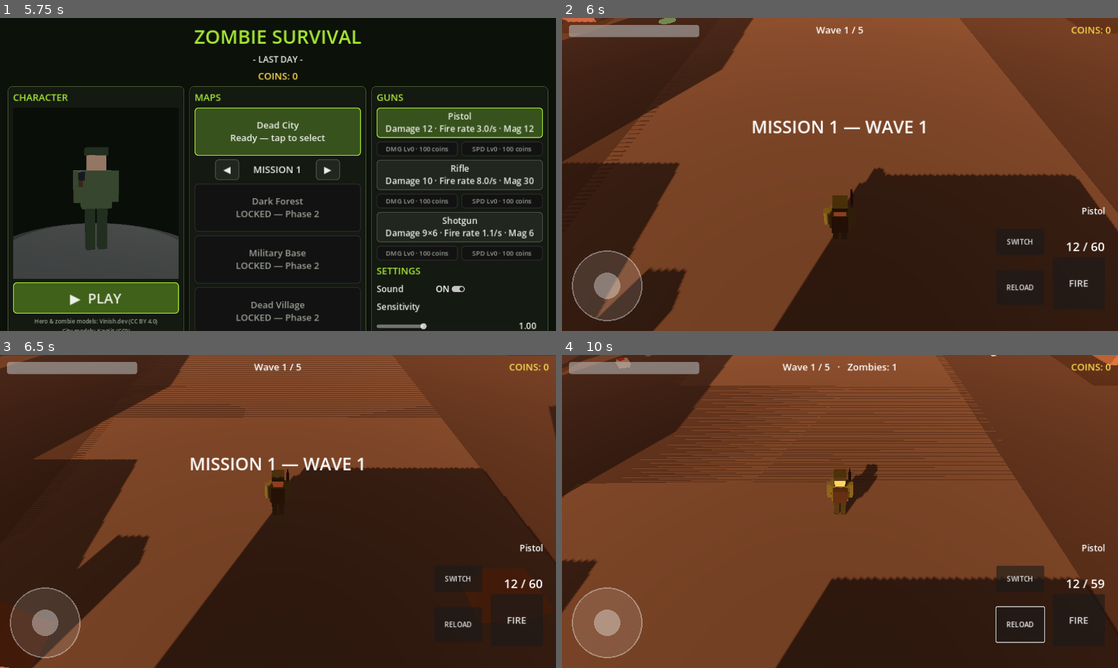
Above: before the commit, frames 1-4 (two rows, left to right).
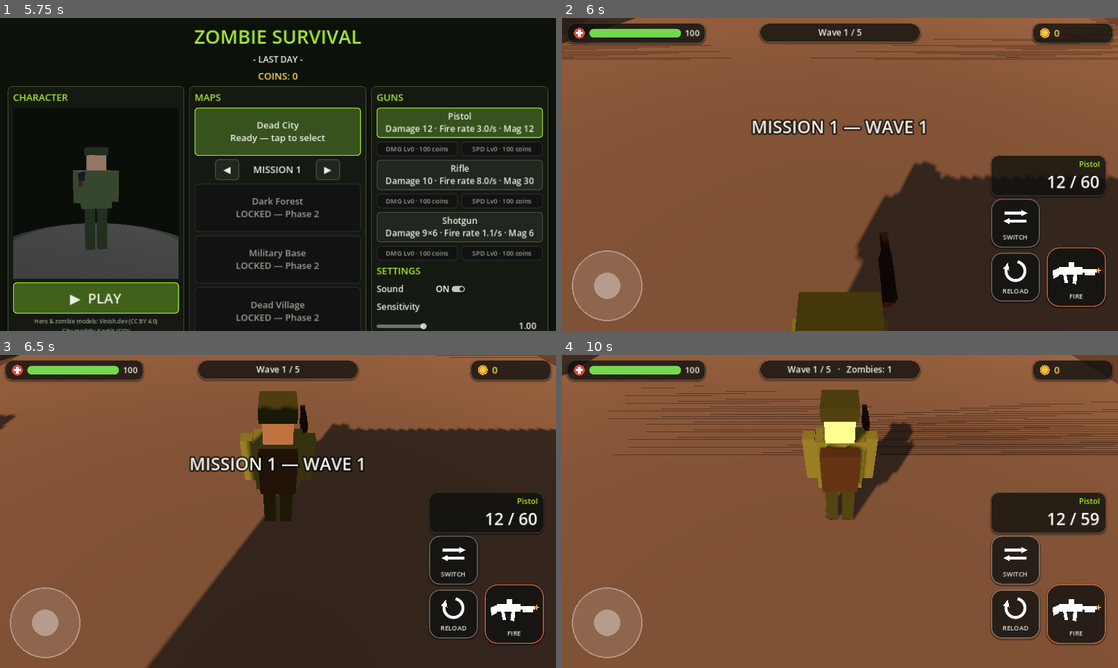
Above: after the commit, the same moments.

Repository: yousafj-dev/zombie-survival-game
Game: Godot game, scene res://scenes/title_screen.tscn
Two runs of this game, one before a commit and one after it. Both use one fixed random seed, a clock stepped at 60 frames per second and the inputs below.
Inputs (mouse positions are in pixels of both pictures, inside the frame that each line leads up to):
- Up to frame 1 (5.75 s): move the mouse to (400, 158) at 0.52 s; hold D 0.53-1.25 s; hold R 0.53-1.25 s; click (400, 158) at 0.67 s; tap Space at 0.77, 2.75, 3.77, 4.25 s; drag from (166, 190) to (250, 237) at 1.27 s; tap Enter at 2, 3.5, 5 s; move the mouse to (333, 105) at 2.02 s; hold D 2.03-2.75 s; hold R 2.03-2.75 s; click (333, 105) at 2.17 s; drag from (250, 237) to (111, 127) at 2.77 s; move the mouse to (444, 221) at 3.52 s; hold A 3.53-4.25 s; hold R 3.53-4.25 s; click (444, 221) at 3.67 s; drag from (111, 127) to (194, 96) at 4.27 s; move the mouse to (305, 174) at 5.02 s; hold S from 5.03 s (still down); hold R from 5.03 s (still down); click (305, 174) at 5.17 s
- Up to frame 2 (6 s): release S at 5.75 s; release R at 5.75 s; click "▶ PLAY" at 5.75 s
- Up to frame 3 (6.5 s): no input
- Up to frame 4 (10 s): click "FIRE" at 6.5 s; click "RELOAD" at 7.25 s; drag from (606, 624) to (728, 527) at 8.02 s; move the mouse to (962, 495) at 8.77 s; hold W 8.78-9.5 s; hold R 8.78-9.5 s; click (962, 495) at 8.92 s; drag from (728, 527) to (812, 574) at 9.52 s

Frame 1 is identical in both runs. In frame 2, 41% of the frame differs, in the area x 0-100%, y 0-100%; in frame 3, 46%; in frame 4, 49%.

Commit message:
Look-fix round 2: close camera, clearer dusk, modern icon HUD

Diff:
--- a/scenes/game.tscn
+++ b/scenes/game.tscn
@@ -75,16 +75,16 @@
 
 [sub_resource type="Environment" id="env"]
 background_mode = 1
-background_color = Color(0.42, 0.27, 0.19, 1)
+background_color = Color(0.47, 0.33, 0.25, 1)
 ambient_light_source = 2
-ambient_light_color = Color(0.62, 0.45, 0.34, 1)
-ambient_light_energy = 0.72
+ambient_light_color = Color(0.67, 0.56, 0.48, 1)
+ambient_light_energy = 1.05
 tonemap_mode = 3
 fog_enabled = true
-fog_light_color = Color(0.45, 0.3, 0.22, 1)
+fog_light_color = Color(0.55, 0.41, 0.31, 1)
 fog_light_energy = 1.0
 fog_sun_scatter = 0.3
-fog_density = 0.018
+fog_density = 0.006
 
 [sub_resource type="NavigationMesh" id="navmesh"]
 vertices = PackedVector3Array(-38, 0.1, -38, -38, 0.1, 38, 38, 0.1, 38, 38, 0.1, -38)
--- a/scenes/player.tscn
+++ b/scenes/player.tscn
@@ -203,6 +203,6 @@
 top_level = true
 
 [node name="Camera3D" type="Camera3D" parent="CameraPivot"]
-transform = Transform3D(1, 0, 0, 0, 0.629, 0.777, 0, -0.777, 0.629, 0, 6.5, 5.2)
+transform = Transform3D(1, 0, 0, 0, 0.629, 0.777, 0, -0.777, 0.629, 0, 2.9, 2.25)
 current = true
 fov = 65.0
--- a/scripts/hud.gd
+++ b/scripts/hud.gd
@@ -1,10 +1,14 @@
 extends CanvasLayer
 
-## In-game HUD (Phase 1): health bar, ammo, current weapon, wave label,
+## In-game HUD: health bar, ammo, current weapon, wave label,
 ## centre message, virtual joystick + FIRE / RELOAD / SWITCH buttons.
 ## Binds to the player in group "player" and forwards touch input to it.
 ## The game manager updates wave info via set_wave_text() / show_message()
 ## (called with call_group("hud", ...)).
+##
+## Modern styling (look-fix round 2) is applied in code: pill panels for
+## health / wave / coins / ammo and icon buttons whose icons are drawn
+## at runtime by the IconPainter below — vector-drawn, no image files.
 
 @onready var _health_bar: ProgressBar = $HealthBar
 @onready var _ammo_label: Label = $AmmoLabel
@@ -30,10 +34,125 @@
 var _hit_left: float = 0.0
 var _damage_flash: ColorRect
 var _flash_tween: Tween
+var _hp_label: Label
+var _health_fill: StyleBoxFlat
+
+# --- runtime-drawn icons ---------------------------------------------------
+## A Control that paints one clean vector icon in its rect. Kinds:
+## "rifle" (FIRE), "reload" (circular arrow), "switch" (swap arrows),
+## "coin", "cross" (health). White line-work on transparent background,
+## so it sits crisply on the buttons' dark glass style at any size.
+
+class IconPainter extends Control:
+	var kind := ""
+	var tint := Color.WHITE
+
+	func _init(p_kind := "", p_tint := Color.WHITE) -> void:
+		kind = p_kind
+		tint = p_tint
+		mouse_filter = Control.MOUSE_FILTER_IGNORE
+
+	func _draw() -> void:
+		match kind:
+			"rifle":
+				_draw_rifle()
+			"reload":
+				_draw_reload()
+			"switch":
+				_draw_switch()
+			"coin":
+				_draw_coin()
+			"cross":
+				_draw_cross()
+
+	# Virtual 100x64 canvas mapped onto the control rect.
+	func _pt(x: float, y: float) -> Vector2:
+		return Vector2(size.x * x / 100.0, size.y * y / 64.0)
+
+	func _poly(pts: Array, col: Color) -> void:
+		var v := PackedVector2Array()
+		for p in pts:
+			v.append(_pt(p[0], p[1]))
+		draw_colored_polygon(v, col)
+
+	func _draw_rifle() -> void:
+		# Rifle silhouette facing right (stock, receiver, barrel, mag, grip).
+		_poly([[34, 17], [46, 17], [46, 25], [34, 25]], tint) # sight
+		_poly([[15, 25], [63, 25], [63, 38], [15, 38]], tint) # receiver
+		_poly([[1, 31], [15, 27], [15, 40], [3, 45]], tint) # stock
+		_poly([[63, 28.5], [93, 28.5], [93, 34], [63, 34]], tint) # barrel
+		_poly([[67, 34], [88, 34], [88, 39], [67, 39]], tint) # handguard
+		_poly([[44, 38], [52, 38], [50, 54], [42, 52]], tint) # magazine
+		_poly([[23, 38], [30, 38], [33, 51], [26, 52]], tint) # grip
+		# Muzzle flash: small 4-point star at the barrel tip.
+		var c := _pt(96, 31)
+		var star := PackedVector2Array()
+		for i in 8:
+			var ang := float(i) * PI / 4.0
+			var r := (7.0 if i % 2 == 0 else 2.6) * size.x / 100.0
+			star.append(c + Vector2(cos(ang), sin(ang)) * r)
+		draw_colored_polygon(star, Color(1.0, 0.62, 0.25))
+
+	func _draw_reload() -> void:
+		var s := minf(size.x, size.y)
+		var c := size * 0.5
+		var r := 0.33 * s
+		var a0 := -0.42 * PI
+		var a1 := a0 + 1.5 * PI
+		draw_arc(c, r, a0, a1, 48, tint, 0.085 * s, true)
+		# Arrowhead at the arc's end, pointing along the motion.
+		var p := c + Vector2(cos(a1), sin(a1)) * r
+		var vel := Vector2(-sin(a1), cos(a1))
+		var radial := Vector2(cos(a1), sin(a1))
+		var tip := p + vel * 0.21 * s
+		var b1 := p + radial * 0.115 * s - vel * 0.03 * s
+		var b2 := p - radial * 0.115 * s - vel * 0.03 * s
+		draw_colored_polygon(PackedVector2Array([tip, b1, b2]), tint)
+
+	func _draw_switch() -> void:
+		var w := 0.085 * minf(size.x, size.y)
+		var y1 := size.y * 0.36
+		var y2 := size.y * 0.64
+		# Top arrow points right, bottom arrow points left.
+		draw_line(Vector2(size.x * 0.22, y1), Vector2(size.x * 0.68, y1), tint, w, true)
+		draw_colored_polygon(PackedVector2Array([
+			Vector2(size.x * 0.66, y1 - size.y * 0.11),
+			Vector2(size.x * 0.66, y1 + size.y * 0.11),
+			Vector2(size.x * 0.82, y1)]), tint)
+		draw_line(Vector2(size.x * 0.78, y2), Vector2(size.x * 0.32, y2), tint, w, true)
+		draw_colored_polygon(PackedVector2Array([
+			Vector2(size.x * 0.34, y2 - size.y * 0.11),
+			Vector2(size.x * 0.34, y2 + size.y * 0.11),
+			Vector2(size.x * 0.18, y2)]), tint)
+
+	func _draw_coin() -> void:
+		var s := minf(size.x, size.y)
+		var c := size * 0.5
+		var r := 0.42 * s
+		draw_circle(c, r, Color(0.98, 0.78, 0.28))
+		draw_arc(c, r * 0.76, 0.0, TAU, 40, Color(0.78, 0.56, 0.15), r * 0.15, true)
+		draw_circle(c, r * 0.36, Color(0.93, 0.70, 0.22))
+		var star := PackedVector2Array()
+		for i in 8:
+			var ang := float(i) * PI / 4.0 - PI / 2.0
+			var rr := (r * 0.30 if i % 2 == 0 else r * 0.13)
+			star.append(c + Vector2(cos(ang), sin(ang)) * rr)
+		draw_colored_polygon(star, Color(1.0, 0.9, 0.5))
+
+	func _draw_cross() -> void:
+		var s := minf(size.x, size.y)
+		var c := size * 0.5
+		draw_circle(c, 0.44 * s, Color(0.88, 0.28, 0.24))
+		var col := Color(0.97, 0.97, 0.97)
+		draw_rect(Rect2(c - Vector2(0.09, 0.27) * s, Vector2(0.18, 0.54) * s), col)
+		draw_rect(Rect2(c - Vector2(0.27, 0.09) * s, Vector2(0.54, 0.18) * s), col)
+
+# --- lifecycle ---------------------------------------------------------------
 
 func _ready() -> void:
 	add_to_group("hud")
 	_message_label.visible = false
+	_style_scene_controls()
 	_build_result_panel()
 	_build_feedback_ui()
 	call_deferred("_bind_player")
@@ -64,6 +183,161 @@
 		_hit_left -= _delta
 		if _hit_left <= 0.0 and _hit_marker != null:
 			_hit_marker.visible = false
+
+# --- modern styling ----------------------------------------------------------
+## Wraps the scene's plain controls in dark-glass pill panels and turns
+## the three text buttons into rounded icon buttons. Runs before the
+## result panel / feedback UI are built, so those still draw on top.
+
+func _glass_style(bg: Color, border: Color, radius: int, border_w: int = 1) -> StyleBoxFlat:
+	var sb := StyleBoxFlat.new()
+	sb.bg_color = bg
+	sb.border_color = border
+	sb.set_border_width_all(border_w)
+	sb.set_corner_radius_all(radius)
+	sb.content_margin_left = 14
+	sb.content_margin_right = 14
+	sb.content_margin_top = 7
+	sb.content_margin_bottom = 7
+	sb.shadow_color = Color(0, 0, 0, 0.35)
+	sb.shadow_size = 4
+	sb.shadow_offset = Vector2(0, 2)
+	return sb
+
+func _style_scene_controls() -> void:
+	var glass := Color(0.06, 0.07, 0.06, 0.66)
+	var edge := Color(1, 1, 1, 0.16)
+	var ink := Color(0.93, 0.95, 0.92)
+
+	# Health: cross icon + rounded bar + numeric HP inside a pill.
+	var hp_panel := PanelContainer.new()
+	hp_panel.name = "HealthPanel"
+	hp_panel.set_anchors_preset(Control.PRESET_TOP_LEFT)
+	hp_panel.offset_left = 12.0
+	hp_panel.offset_top = 12.0
+	hp_panel.offset_right = 330.0
+	hp_panel.offset_bottom = 58.0
+	hp_panel.add_theme_stylebox_override("panel", _glass_style(glass, edge, 16))
+	add_child(hp_panel)
+	var hp_row := HBoxContainer.new()
+	hp_row.add_theme_constant_override("separation", 9)
+	hp_panel.add_child(hp_row)
+	var cross := IconPainter.new("cross")
+	cross.custom_minimum_size = Vector2(28, 28)
+	cross.size_flags_vertical = Control.SIZE_SHRINK_CENTER
+	hp_row.add_child(cross)
+	remove_child(_health_bar)
+	_health_bar.custom_minimum_size = Vector2(196, 20)
+	_health_bar.size_flags_horizontal = Control.SIZE_EXPAND_FILL
+	_health_bar.size_flags_vertical = Control.SIZE_SHRINK_CENTER
+	var hp_bg := StyleBoxFlat.new()
+	hp_bg.bg_color = Color(0.04, 0.05, 0.04, 0.9)
+	hp_bg.border_color = Color(1, 1, 1, 0.14)
+	hp_bg.set_border_width_all(1)
+	hp_bg.set_corner_radius_all(10)
+	_health_bar.add_theme_stylebox_override("background", hp_bg)
+	_health_fill = StyleBoxFlat.new()
+	_health_fill.bg_color = Color(0.45, 0.85, 0.3)
+	_health_fill.set_corner_radius_all(10)
+	_health_bar.add_theme_stylebox_override("fill", _health_fill)
+	hp_row.add_child(_health_bar)
+	_hp_label = Label.new()
+	_hp_label.name = "HealthValue"
+	_hp_label.text = "100"
+	_hp_label.add_theme_font_size_override("font_size", 19)
+	_hp_label.add_theme_color_override("font_color", ink)
+	_hp_label.size_flags_vertical = Control.SIZE_SHRINK_CENTER
+	hp_row.add_child(_hp_label)
+
+	# Wave banner: the scene label inside a centred pill.
+	var wave_panel := PanelContainer.new()
+	wave_panel.name = "WavePanel"
+	wave_panel.set_anchors_preset(Control.PRESET_CENTER_TOP)
+	wave_panel.offset_left = -185.0
+	wave_panel.offset_top = 12.0
+	wave_panel.offset_right = 185.0
+	wave_panel.offset_bottom = 56.0
+	wave_panel.add_theme_stylebox_override("panel", _glass_style(glass, edge, 22))
+	add_child(wave_panel)
+	remove_child(_wave_label)
+	_wave_label.size_flags_horizontal = Control.SIZE_EXPAND_FILL
+	_wave_label.size_flags_vertical = Control.SIZE_EXPAND_FILL
+	_wave_label.vertical_alignment = VERTICAL_ALIGNMENT_CENTER
+	_wave_label.add_theme_font_size_override("font_size", 20)
+	_wave_label.add_theme_color_override("font_color", ink)
+	wave_panel.add_child(_wave_label)
+
+	# Ammo cluster: weapon name + big ammo count in a panel above the
+	# action buttons (bottom-right).
+	var ammo_panel := PanelContainer.new()
+	ammo_panel.name = "AmmoPanel"
+	ammo_panel.set_anchors_preset(Control.PRESET_BOTTOM_RIGHT)
+	ammo_panel.offset_left = -292.0
+	ammo_panel.offset_top = -404.0
+	ammo_panel.offset_right = -28.0
+	ammo_panel.offset_bottom = -316.0
+	ammo_panel.add_theme_stylebox_override("panel", _glass_style(glass, edge, 16))
+	add_child(ammo_panel)
+	var ammo_box := VBoxContainer.new()
+	ammo_box.add_theme_constant_override("separation", 0)
+	ammo_panel.add_child(ammo_box)
+	remove_child(_weapon_label)
+	_weapon_label.size_flags_horizontal = Control.SIZE_EXPAND_FILL
+	_weapon_label.horizontal_alignment = HORIZONTAL_ALIGNMENT_RIGHT
+	_weapon_label.add_theme_font_size_override("font_size", 18)
+	_weapon_label.add_theme_color_override("font_color", Color(0.65, 0.91, 0.2))
+	ammo_box.add_child(_weapon_label)
+	remove_child(_ammo_label)
+	_ammo_label.size_flags_horizontal = Control.SIZE_EXPAND_FILL
+	_ammo_label.horizontal_alignment = HORIZONTAL_ALIGNMENT_RIGHT
+	_ammo_label.add_theme_font_size_override("font_size", 38)
+	_ammo_label.add_theme_color_override("font_color", Color(0.97, 0.98, 0.96))
+	ammo_box.add_child(_ammo_label)
+
+	# Centre message: outline so it reads over bright ground.
+	_message_label.add_theme_constant_override("outline_size", 14)
+	_message_label.add_theme_color_override("font_outline_color", Color(0, 0, 0, 0.7))
+	_message_label.add_theme_color_override("font_color", ink)
+
+	# Action buttons: rounded dark glass, icon + small caption.
+	_style_action_button(_fire_button, "rifle", "FIRE", Color(1.0, 0.45, 0.25, 0.85), Rect2(-164, -192, 136, 136), 28)
+	_style_action_button(_reload_button, "reload", "RELOAD", Color(1, 1, 1, 0.35), Rect2(-292, -180, 112, 112), 24)
+	_style_action_button(_switch_button, "switch", "SWITCH", Color(1, 1, 1, 0.35), Rect2(-292, -304, 112, 112), 24)
+
+func _style_action_button(btn: Button, kind: String, caption: String, accent: Color, rect: Rect2, radius: int) -> void:
+	btn.text = ""
+	btn.focus_mode = Control.FOCUS_NONE
+	btn.offset_left = rect.position.x
+	btn.offset_top = rect.position.y
+	btn.offset_right = rect.position.x + rect.size.x
+	btn.offset_bottom = rect.position.y + rect.size.y
+	var normal := _glass_style(Color(0.07, 0.08, 0.07, 0.68), accent, radius, 2)
+	var hover := _glass_style(Color(0.12, 0.13, 0.11, 0.78), accent, radius, 2)
+	var pressed := _glass_style(Color(0.16, 0.17, 0.14, 0.88), accent.lightened(0.25), radius, 2)
+	btn.add_theme_stylebox_override("normal", normal)
+	btn.add_theme_stylebox_override("hover", hover)
+	btn.add_theme_stylebox_override("pressed", pressed)
+	btn.add_theme_stylebox_override("focus", StyleBoxEmpty.new())
+	var icon := IconPainter.new(kind)
+	icon.set_anchors_preset(Control.PRESET_FULL_RECT)
+	icon.offset_left = 12.0
+	icon.offset_top = 9.0
+	icon.offset_right = -12.0
+	icon.offset_bottom = -37.0
+	btn.add_child(icon)
+	var cap := Label.new()
+	cap.text = caption
+	cap.set_anchors_preset(Control.PRESET_BOTTOM_WIDE)
+	cap.offset_top = -35.0
+	cap.offset_bottom = -9.0
+	cap.horizontal_alignment = HORIZONTAL_ALIGNMENT_CENTER
+	cap.add_theme_font_size_override("font_size", 15)
+	cap.add_theme_color_override("font_color", Color(0.93, 0.95, 0.92))
+	cap.add_theme_color_override("font_shadow_color", Color(0, 0, 0, 0.8))
+	cap.add_theme_constant_override("shadow_offset_x", 1)
+	cap.add_theme_constant_override("shadow_offset_y", 1)
+	cap.mouse_filter = Control.MOUSE_FILTER_IGNORE
+	btn.add_child(cap)
 
 # --- mission result panel ------------------------------------------------
 ## Built in code. The tree is PAUSED while this is up, so the panel and its
@@ -171,29 +445,43 @@
 ## Built in code like the result panel, so hud.tscn stays untouched.
 
 func _build_feedback_ui() -> void:
+	# Coins: gold coin icon + count inside a top-right pill.
+	var coin_pill := PanelContainer.new()
+	coin_pill.name = "CoinsPanel"
+	coin_pill.set_anchors_preset(Control.PRESET_TOP_RIGHT)
+	coin_pill.offset_left = -196.0
+	coin_pill.offset_top = 12.0
+	coin_pill.offset_right = -12.0
+	coin_pill.offset_bottom = 58.0
+	coin_pill.add_theme_stylebox_override("panel", _glass_style(Color(0.06, 0.07, 0.06, 0.66), Color(1, 1, 1, 0.16), 16))
+	add_child(coin_pill)
+	var coin_row := HBoxContainer.new()
+	coin_row.add_theme_constant_override("separation", 8)
+	coin_pill.add_child(coin_row)
+	var coin_icon := IconPainter.new("coin")
+	coin_icon.custom_minimum_size = Vector2(27, 27)
+	coin_icon.size_flags_vertical = Control.SIZE_SHRINK_CENTER
+	coin_row.add_child(coin_icon)
 	_coins_label = Label.new()
 	_coins_label.name = "CoinsLabel"
-	_coins_label.set_anchors_preset(Control.PRESET_TOP_RIGHT)
-	_coins_label.offset_left = -260.0
-	_coins_label.offset_top = 12.0
-	_coins_label.offset_right = -16.0
-	_coins_label.offset_bottom = 44.0
-	_coins_label.horizontal_alignment = HORIZONTAL_ALIGNMENT_RIGHT
 	_coins_label.add_theme_font_size_override("font_size", 22)
 	_coins_label.add_theme_color_override("font_color", Color(1.0, 0.85, 0.3))
-	_coins_label.text = "COINS: 0"
-	add_child(_coins_label)
+	_coins_label.vertical_alignment = VERTICAL_ALIGNMENT_CENTER
+	_coins_label.text = "0"
+	coin_row.add_child(_coins_label)
 
 	_boss_label = Label.new()
 	_boss_label.name = "BossLabel"
 	_boss_label.set_anchors_preset(Control.PRESET_CENTER_TOP)
 	_boss_label.offset_left = -250.0
-	_boss_label.offset_top = 50.0
+	_boss_label.offset_top = 64.0
 	_boss_label.offset_right = 250.0
-	_boss_label.offset_bottom = 78.0
+	_boss_label.offset_bottom = 92.0
 	_boss_label.horizontal_alignment = HORIZONTAL_ALIGNMENT_CENTER
 	_boss_label.add_theme_font_size_override("font_size", 20)
 	_boss_label.add_theme_color_override("font_color", Color(0.95, 0.35, 0.3))
+	_boss_label.add_theme_constant_override("outline_size", 8)
+	_boss_label.add_theme_color_override("font_outline_color", Color(0, 0, 0, 0.6))
 	_boss_label.text = "BOSS"
 	_boss_label.visible = false
 	add_child(_boss_label)
@@ -202,19 +490,19 @@
 	_boss_bar.name = "BossBar"
 	_boss_bar.set_anchors_preset(Control.PRESET_CENTER_TOP)
 	_boss_bar.offset_left = -250.0
-	_boss_bar.offset_top = 80.0
+	_boss_bar.offset_top = 94.0
 	_boss_bar.offset_right = 250.0
-	_boss_bar.offset_bottom = 98.0
+	_boss_bar.offset_bottom = 112.0
 	_boss_bar.max_value = 100.0
 	_boss_bar.value = 100.0
 	_boss_bar.show_percentage = false
 	var bg := StyleBoxFlat.new()
 	bg.bg_color = Color(0.1, 0.05, 0.05, 0.85)
-	bg.set_corner_radius_all(4)
+	bg.set_corner_radius_all(6)
 	_boss_bar.add_theme_stylebox_override("background", bg)
 	var fill := StyleBoxFlat.new()
 	fill.bg_color = Color(0.85, 0.15, 0.15)
-	fill.set_corner_radius_all(4)
+	fill.set_corner_radius_all(6)
 	_boss_bar.add_theme_stylebox_override("fill", fill)
 	_boss_bar.visible = false
 	add_child(_boss_bar)
@@ -262,7 +550,7 @@
 
 func set_coins(coins: int) -> void:
 	if _coins_label != null:
-		_coins_label.text = "COINS: %d" % coins
+		_coins_label.text = "%d" % coins
 
 func show_boss_bar(title: String) -> void:
 	_boss_label.text = title
@@ -289,6 +577,16 @@
 func _on_health_changed(current: int, maximum: int) -> void:
 	_health_bar.max_value = maximum
 	_health_bar.value = current
+	if _hp_label != null:
+		_hp_label.text = str(current)
+	if _health_fill != null:
+		var frac := float(current) / float(maxi(1, maximum))
+		if frac > 0.5:
+			_health_fill.bg_color = Color(0.45, 0.85, 0.3)
+		elif frac > 0.25:
+			_health_fill.bg_color = Color(0.95, 0.65, 0.25)
+		else:
+			_health_fill.bg_color = Color(0.9, 0.3, 0.25)
 
 func _on_ammo_changed(magazine: int, reserve: int) -> void:
 	_ammo_label.text = "%d / %d" % [magazine, reserve]
